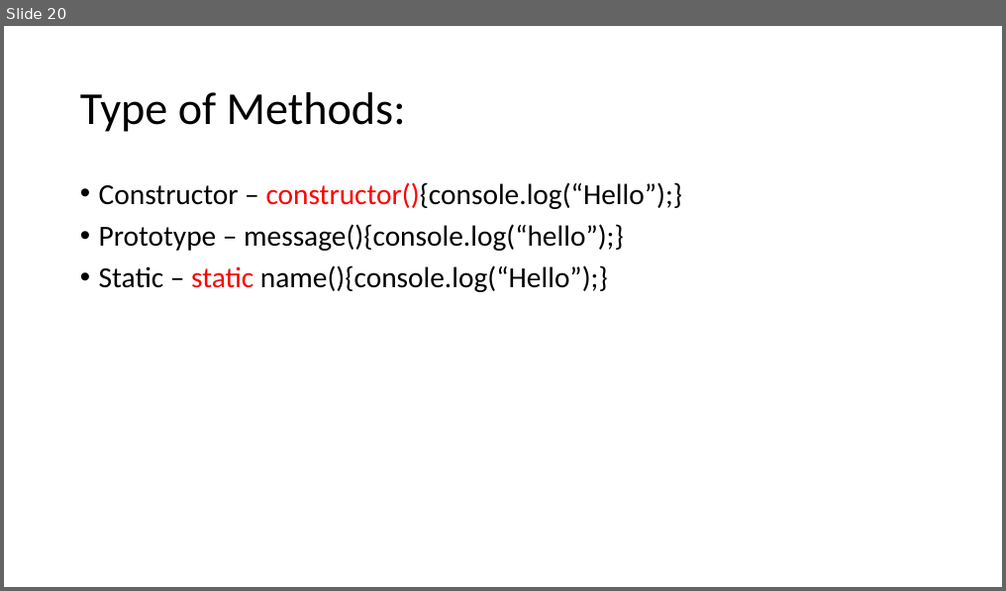
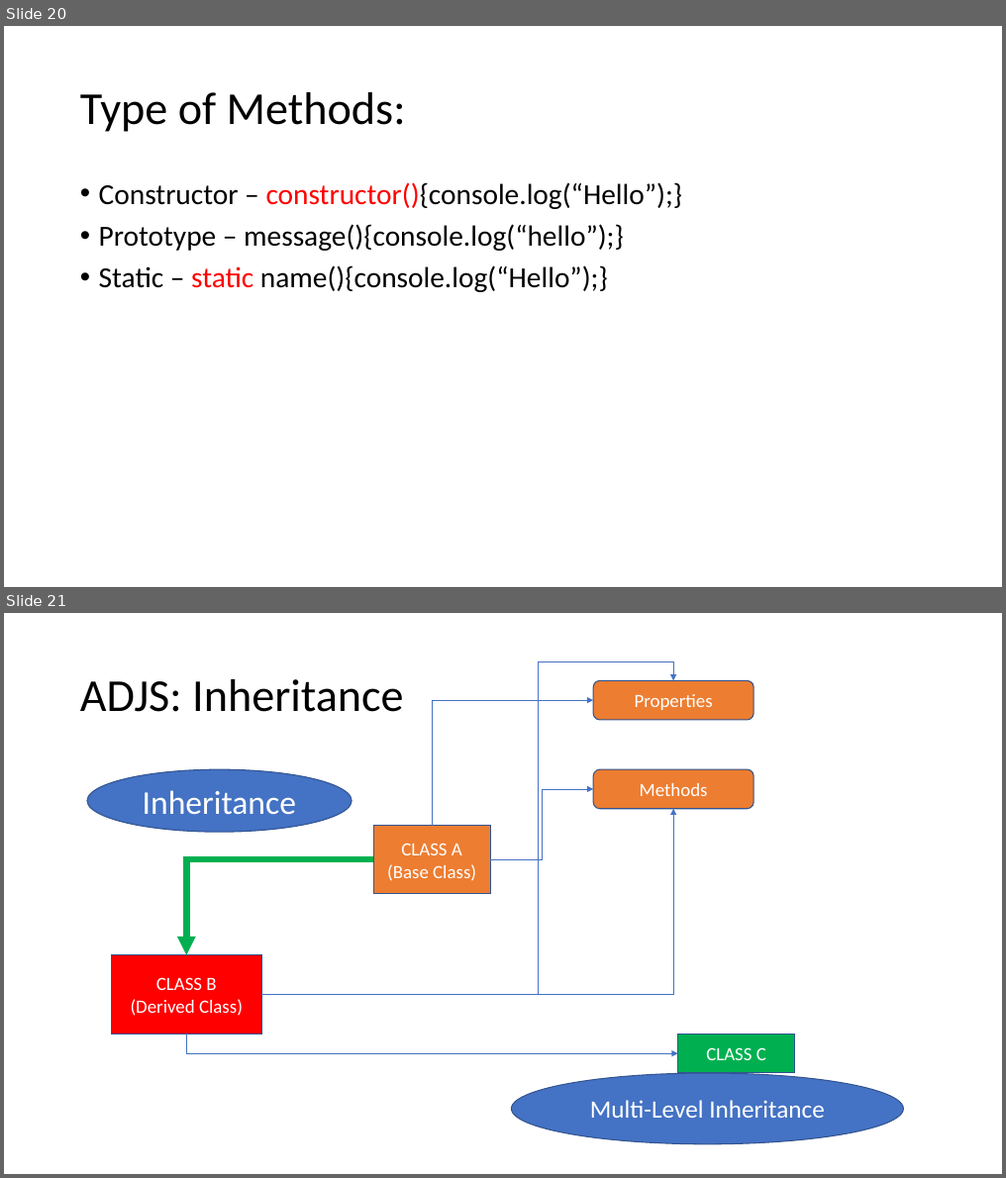
Before and after one commit to PiyushChaturvedii/Batch04, a slide deck: AdvanceJavaScript.pptx. Shown one above the other, each under a label of ours: slide 20 before the commit, slides 20 and 21 after it. The pictures are 1006x591 and 1006x1178 pixels, drawn with LibreOffice and Linux fonts; fonts in the diff are those of the drawing. Boxes give left, top, right and bottom in pixels: in the first picture for what was removed or moved away, otherwise in the second. Text is boxed around its words. In the diff, an @@ line names an element or a change of style, - is before the commit and + after.

Commit message:
Inheritance

```diff
--- a/AdvanceJavaScript.pptx
+++ b/AdvanceJavaScript.pptx
@@ slide 21 added at [4,613,1002,1174], background #FFFFFF @@
@@ elbow arrow added from (261, 995) to (673, 680), #4472C4 0.5 pt @@
@@ title added at [80,679,403,712], 44 pt, text #000000 @@
+ADJS: Inheritance
@@ elbow arrow added from (433, 826) to (593, 700), #4472C4 0.5 pt @@
@@ rounded rectangle added at [593,680,753,719], fill #ED7D31, outline #325491 1 pt, 18 pt, text #FFFFFF @@
+Properties
@@ ellipse added at [87,769,351,832], fill #4472C4, outline #325491 1 pt, 32 pt, text #FFFFFF @@
+Inheritance
@@ elbow arrow added from (491, 861) to (593, 789), #4472C4 0.5 pt @@
@@ rounded rectangle added at [593,769,753,808], fill #ED7D31, outline #325491 1 pt, 18 pt, text #FFFFFF @@
+Methods
@@ elbow arrow added from (261, 995) to (673, 809), #4472C4 0.5 pt @@
@@ rectangle added at [374,826,491,894], fill #ED7D31, outline #325491 1 pt, 18 pt, text #FFFFFF @@
+CLASS A
+(Base Class)
@@ elbow arrow added from (374, 861) to (187, 956), #00B050 6 pt @@
@@ rectangle added at [111,956,261,1034], fill #FF0000, outline #325491 1 pt, 18 pt, text #FFFFFF @@
+CLASS B
+(Derived Class)
@@ elbow arrow added from (187, 1035) to (678, 1054), #4472C4 0.5 pt @@
@@ rectangle added at [678,1035,795,1073], fill #00B050, outline #325491 1 pt, 18 pt, text #FFFFFF @@
+CLASS C
@@ ellipse added at [512,1073,904,1145], fill #4472C4, outline #325491 1 pt, 24 pt, text #FFFFFF @@
+Multi-Level Inheritance
```
Also in this commit, not shown: 1 other slide added, 1 slide removed, 1 other file.
